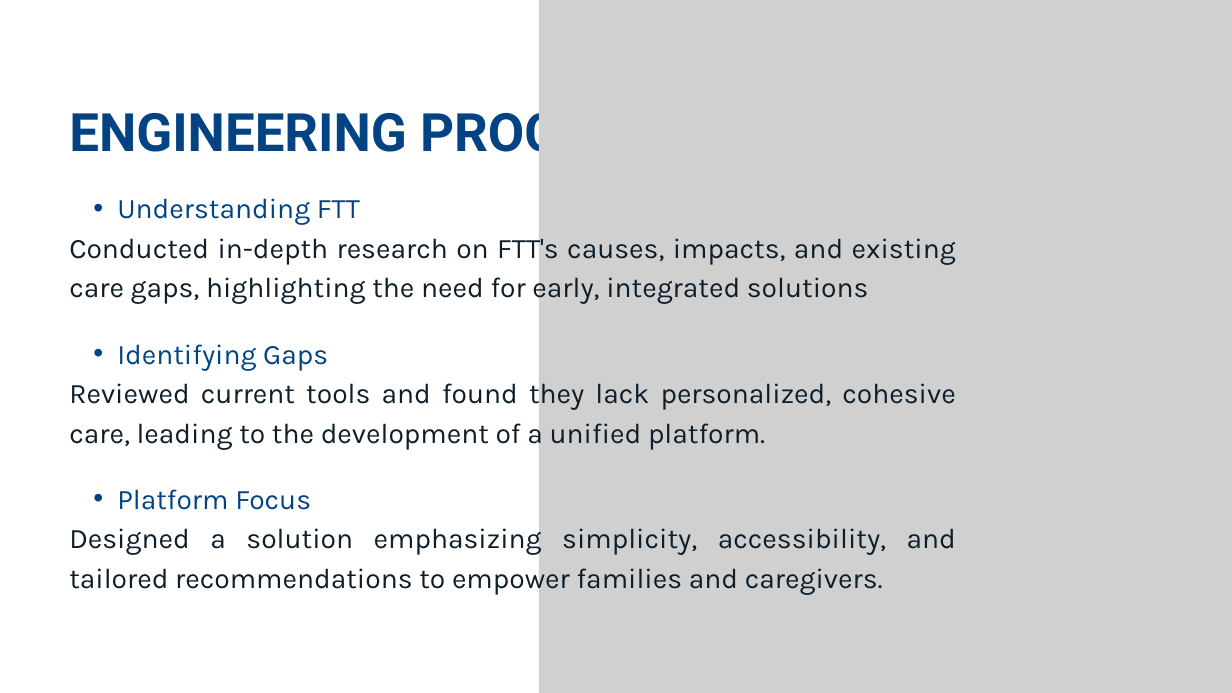
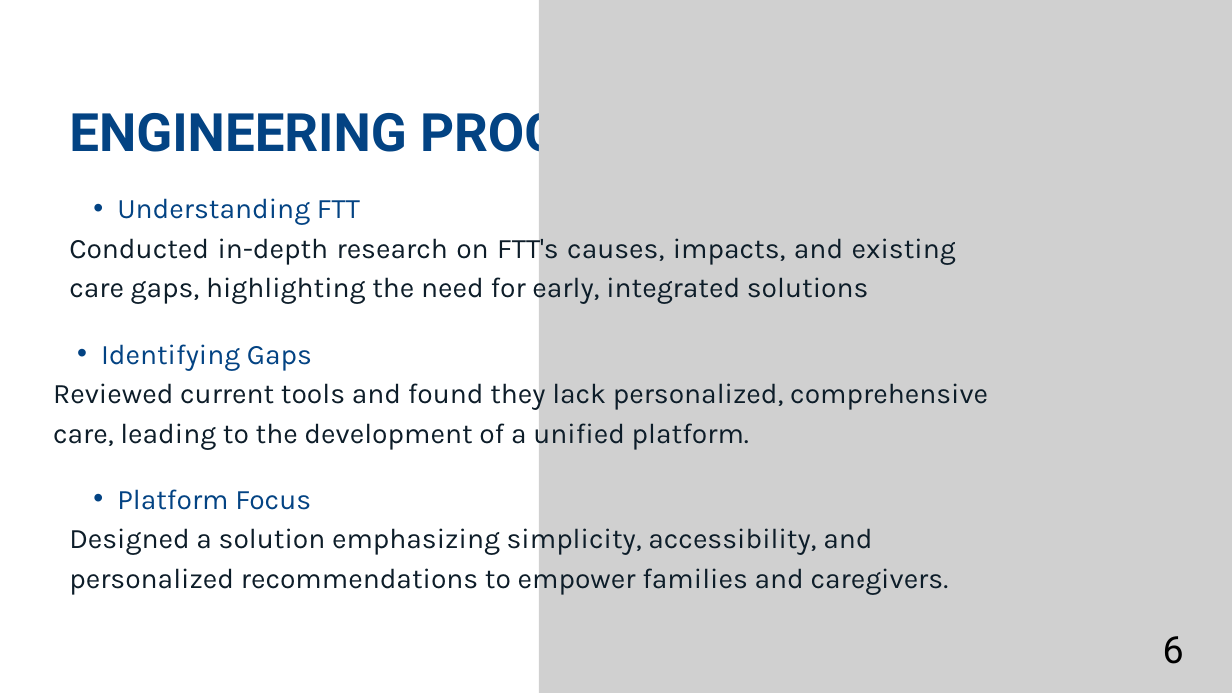
Before and after one commit to t5avish/ThrivePath, a slide deck: slide 6 of Phase A/ThrivePath - Presentation.pptx. Drawn at 1232x693 pixels with LibreOffice and Linux fonts; fonts in the diff are those of the drawing; grey boxes stand for pictures. Boxes give left, top, right and bottom in pixels: in the first picture for what was removed or moved away, otherwise in the second. Text is boxed around its words. In the diff, an @@ line names an element or a change of style, - is before the commit and + after.

```diff
--- a/Phase A/ThrivePath - Presentation.pptx
+++ b/Phase A/ThrivePath - Presentation.pptx
@@ text "Identifying Gaps": place and size @@
-text "Identifying Gaps" at [69, 344, 955, 450]
+text "Identifying Gaps" at [53, 344, 988, 450]
@@ picture: place and size @@
-picture at [957, 325, 1112, 503]
+picture at [971, 347, 1127, 526]
@@ text at [53, 377, 988, 450]: text changed @@
-Reviewed current tools and found they lack personalized, cohesive care, leading to the development of a unified platform.
+Reviewed current tools and found they lack personalized, comprehensive care, leading to the development of a unified platform.
@@ text at [69, 523, 949, 595]: text changed @@
-Designed a solution emphasizing simplicity, accessibility, and tailored recommendations to empower families and caregivers.
+Designed a solution emphasizing simplicity, accessibility, and personalized recommendations to empower families and caregivers.
@@ text added at [1163, 636, 1184, 664], 44 pt, text #000000 @@
+6
```
Also in this commit, not shown: 22 other slides changed, 3 slides added, 1 slide removed.
